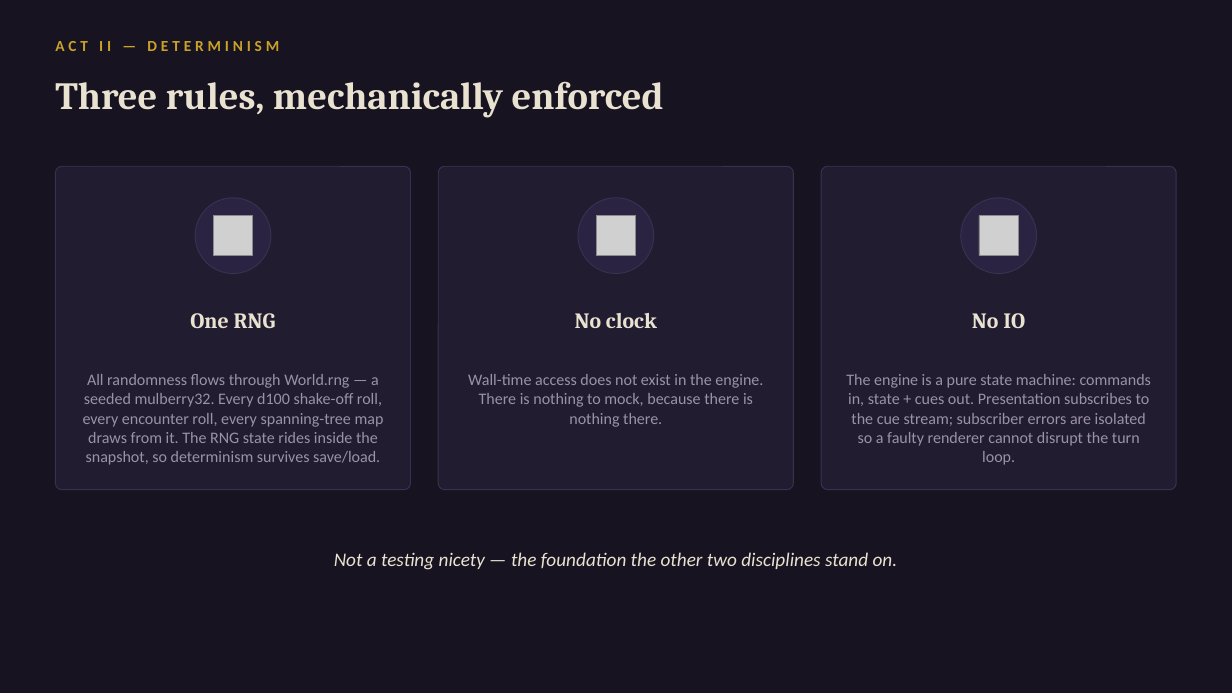
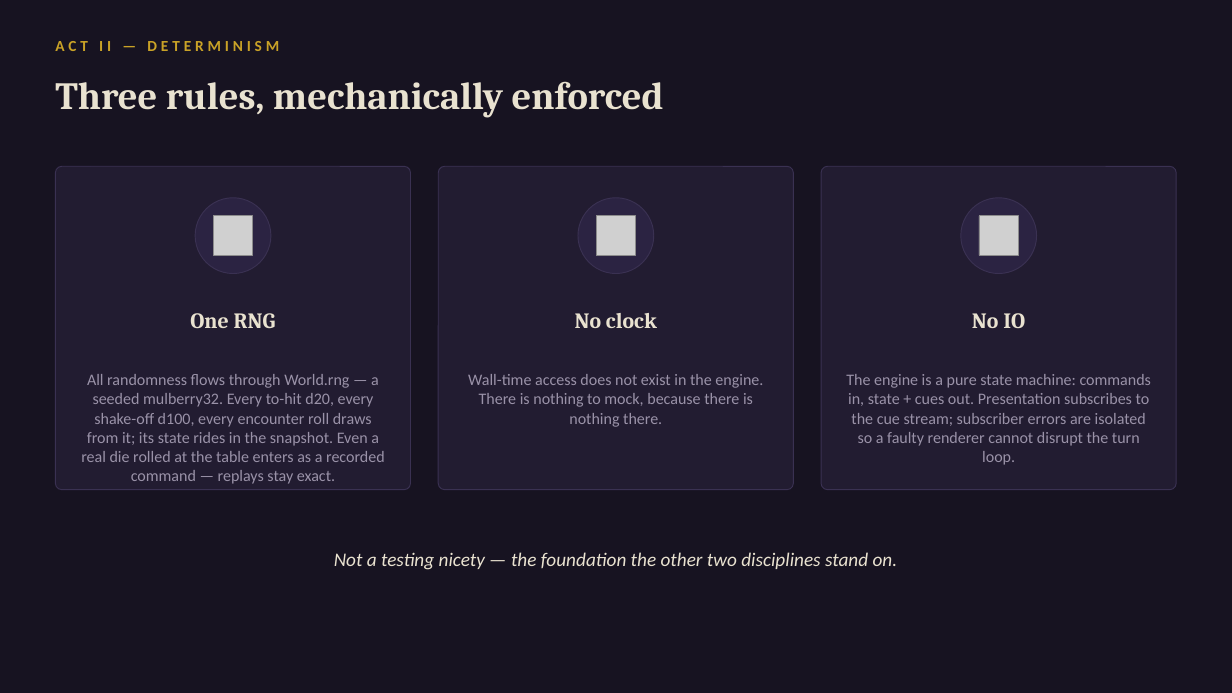
Before and after one commit to daniel0mullins/WickedWays, a slide deck: slide 4 of docs/talks/decks/04-deep-dive.pptx. Drawn at 1232x693 pixels with LibreOffice and Linux fonts; fonts in the diff are those of the drawing; grey boxes stand for pictures. Boxes give left, top, right and bottom in pixels: in the first picture for what was removed or moved away, otherwise in the second. Text is boxed around its words. In the diff, an @@ line names an element or a change of style, - is before the commit and + after.

```diff
--- a/docs/talks/decks/04-deep-dive.pptx
+++ b/docs/talks/decks/04-deep-dive.pptx
@@ text at (x1=81, y1=374, x2=385, y2=484): text changed @@
-All randomness flows through World.rng — a seeded mulberry32. Every d100 shake-off roll, every encounter roll, every spanning-tree map draws from it. The RNG state rides inside the snapshot, so determinism survives save/load.
+All randomness flows through World.rng — a seeded mulberry32. Every to-hit d20, every shake-off d100, every encounter roll draws from it; its state rides in the snapshot. Even a real die rolled at the table enters as a recorded command — replays stay exact.
```
Also in this commit, not shown: 9 other slides changed, 7 other files.
